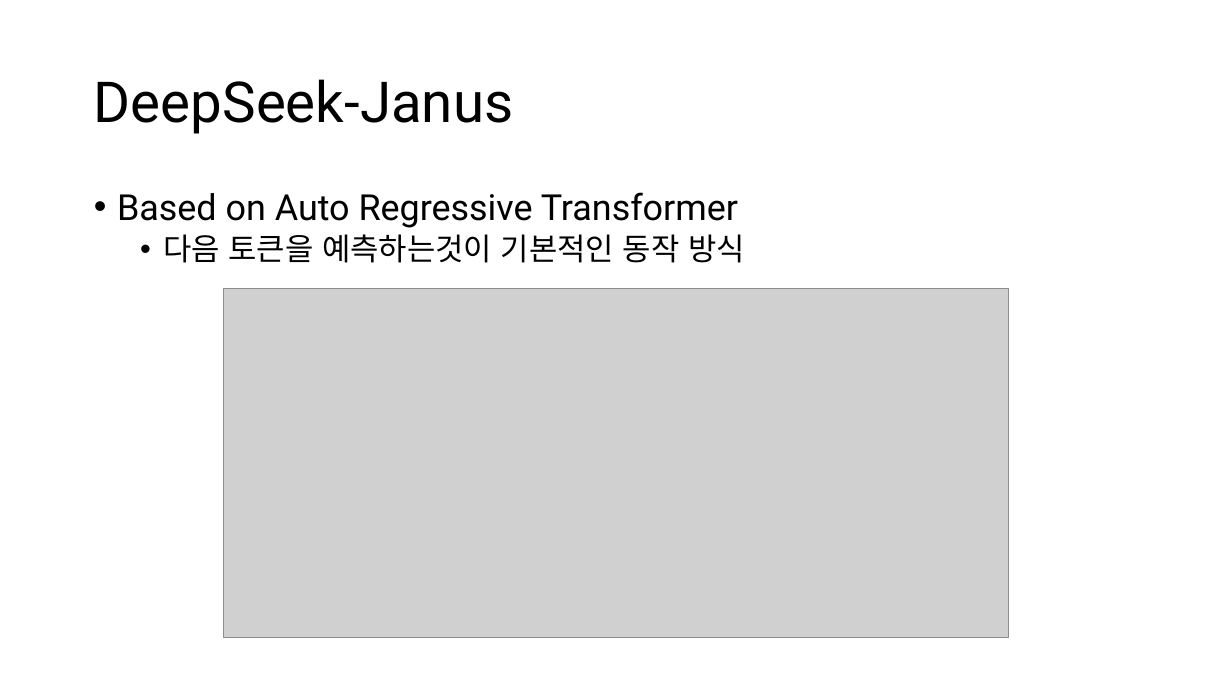
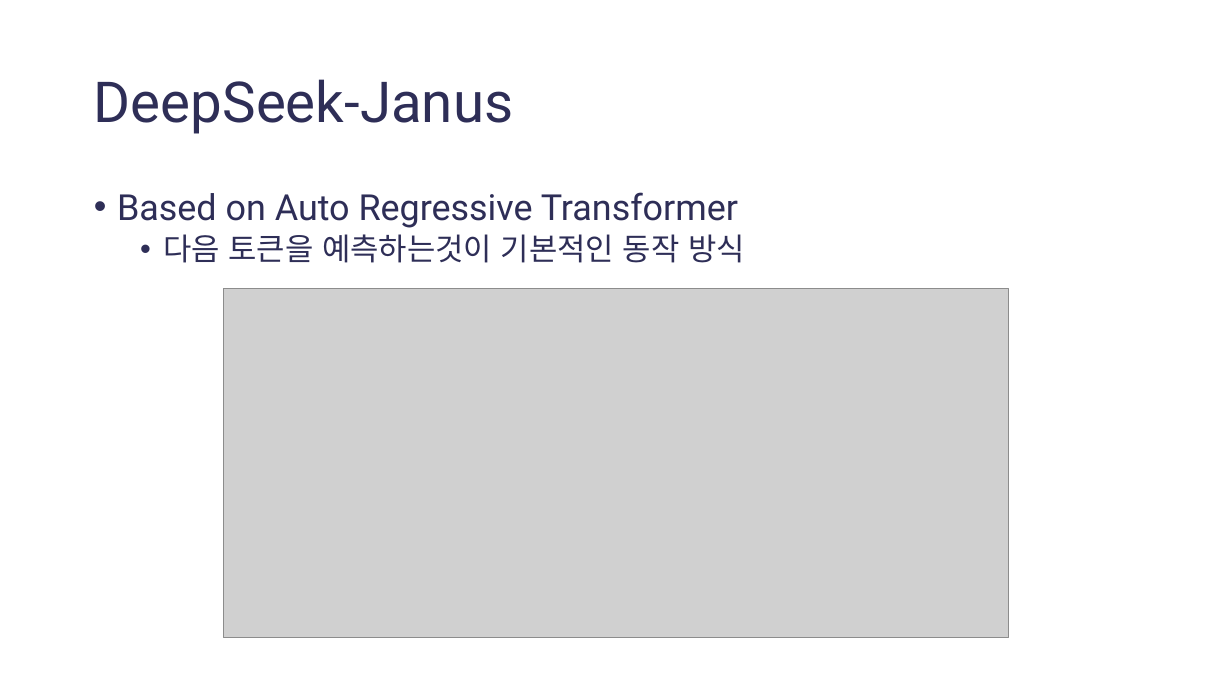
Before and after one commit to gggg8657/study, a slide deck: slide 2 of Studying must go on/Presentation1.pptx. Drawn at 1232x693 pixels with LibreOffice and Linux fonts; fonts in the diff are those of the drawing; grey boxes stand for pictures. Boxes give left, top, right and bottom in pixels: in the first picture for what was removed or moved away, otherwise in the second. Text is boxed around its words. In the diff, an @@ line names an element or a change of style, - is before the commit and + after.

Commit message:
Janus-training explained

```diff
--- a/Studying must go on/Presentation1.pptx
+++ b/Studying must go on/Presentation1.pptx
@@ title "DeepSeek-Janus" at box(94, 79, 513, 134): text colour #000000 to #2E2E57 @@
@@ text "Based on Auto Regressive Transformer" at box(117, 192, 745, 263): text colour #000000 to #2E2E57 @@
```
Also in this commit, not shown: 3 other slides changed, 3 slides added, 1 slide removed, 1 other file.
